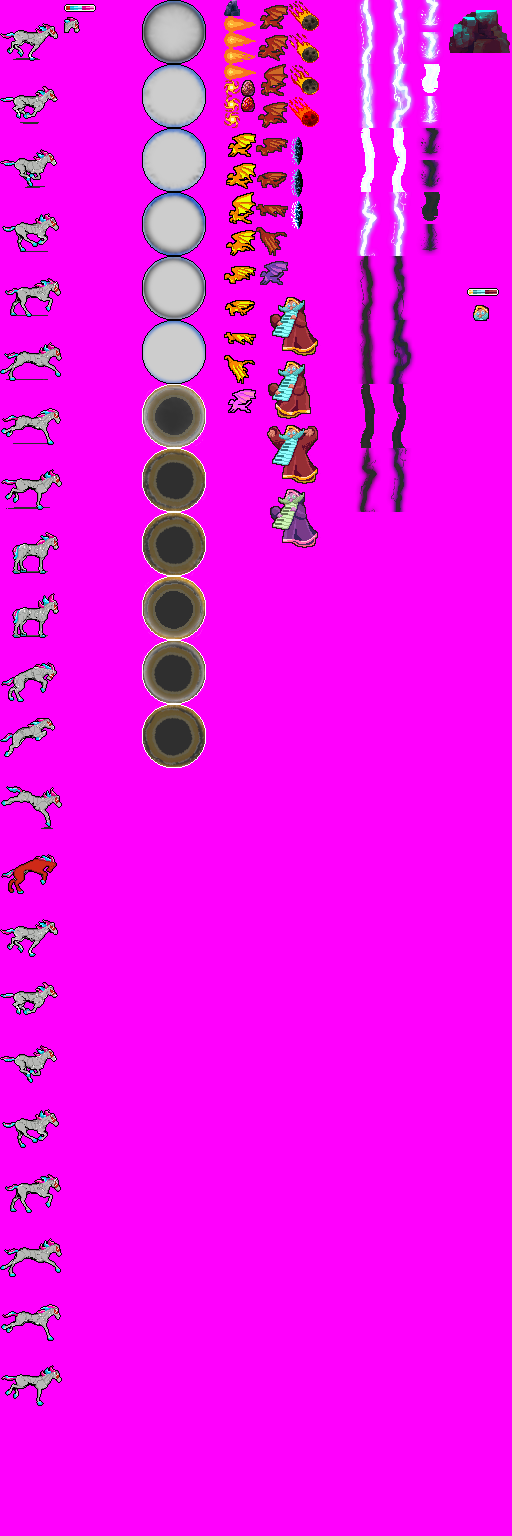
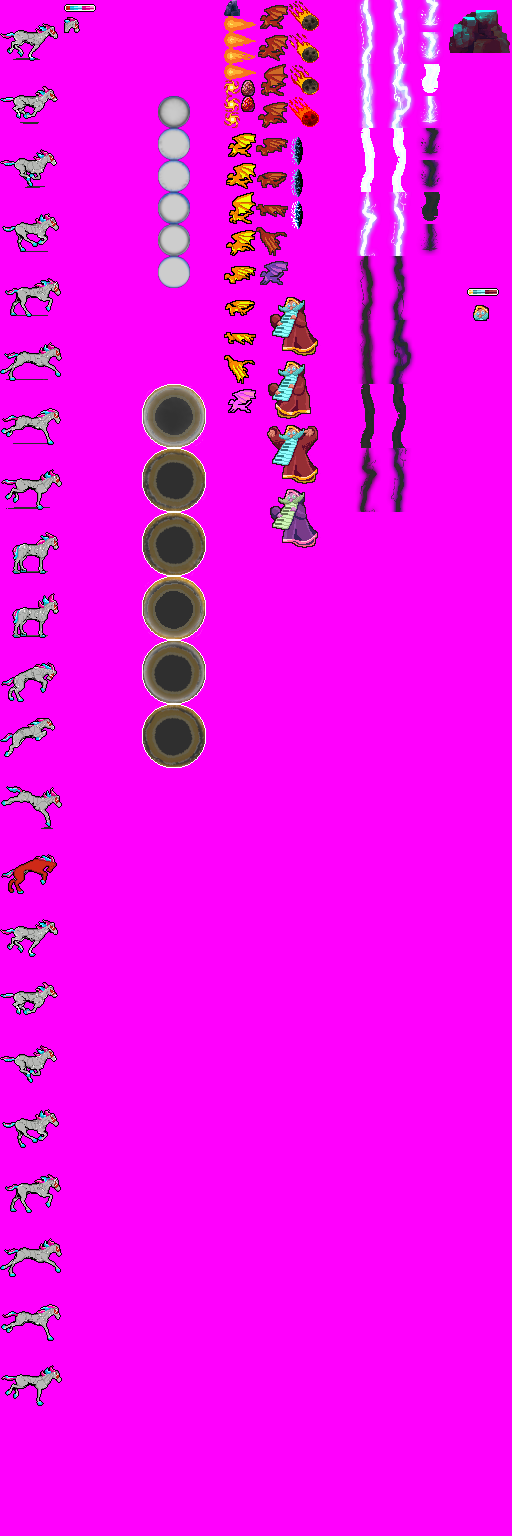
Two versions of the same layered image (w=512, h=1536). Layer-by-layer changes:
painted on "wizard_portal" over 142, 0, 206, 384
